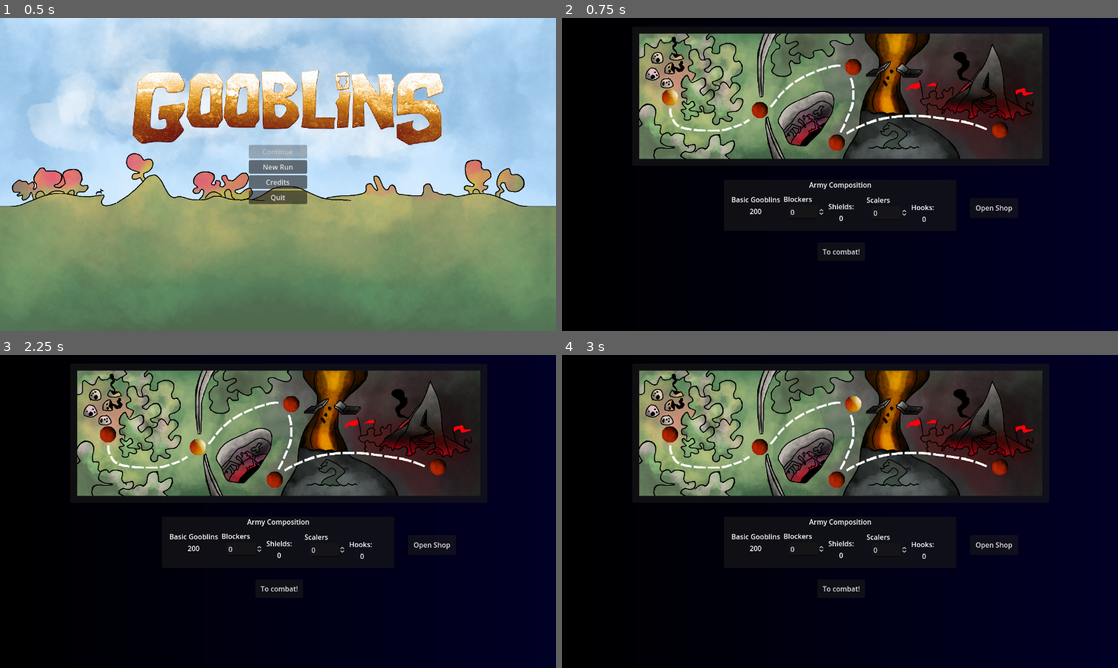
Above: before the commit, frames 1-4 (two rows, left to right).
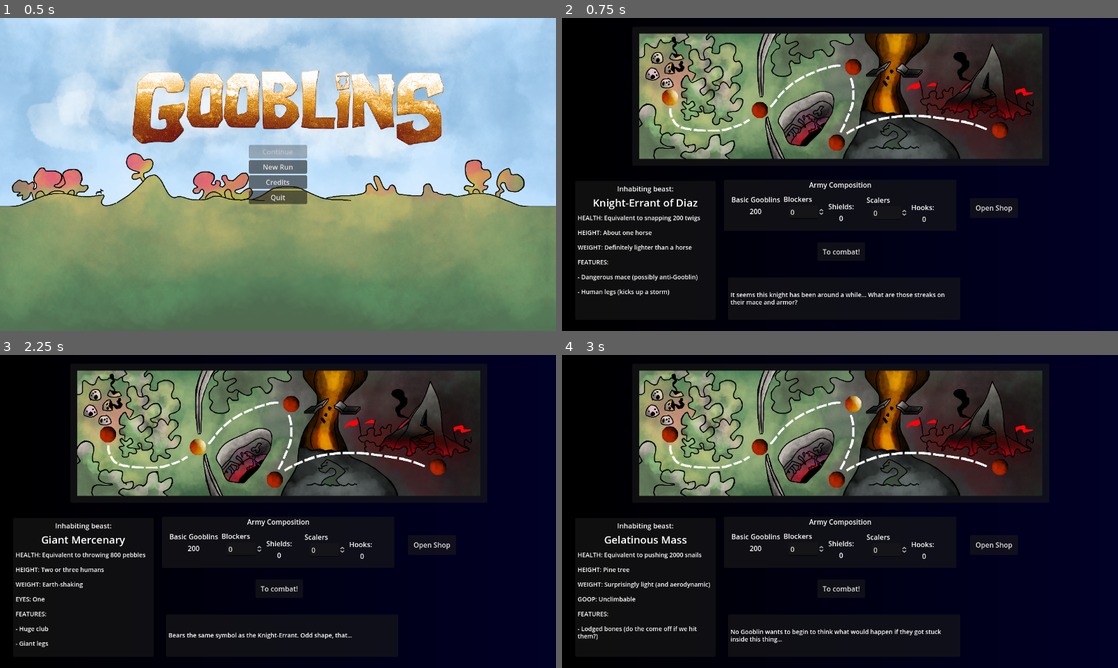
Above: after the commit, the same moments.

Repository: thecaptaincarrot/GMTK-2024-Game-Jam
Game: Godot game, scene res://main.tscn
Same seed, same stepped clock (60 frames per second), same inputs: the game is played once before the commit and once after it. The engine's default icon, where the game draws it, is replaced by a stand-in: a white triangle on a blue panel in a dark square.
Inputs (mouse positions are in pixels of both pictures, inside the frame that each line leads up to):
- Up to frame 1 (0.5 s): no input
- Up to frame 2 (0.75 s): click "New Run" at 0.5 s
- Up to frame 3 (2.25 s): click (105, 433) at 1.25 s; click (200, 445) at 2 s
- Up to frame 4 (3 s): click (851, 405) at 2.75 s

Frame 1 is identical in both runs. In frame 2, 1.9% of the frame differs, in the area x 2-69%, y 53-92%; in frame 3, 1.4%; in frame 4, 1.8%.

Commit message:
BLURB MENU

Diff:
--- a/Screens/OutOfCombat/OutOfCombat.tscn
+++ b/Screens/OutOfCombat/OutOfCombat.tscn
@@ -16,6 +16,7 @@
 [ext_resource type="Texture2D" uid="uid://dlcrkocalul24" path="res://Textures/Map/dot00.png" id="12_hysbw"]
 [ext_resource type="Texture2D" uid="uid://dknqsdq3b1q2m" path="res://Textures/Map/dot01.png" id="13_kvlbh"]
 [ext_resource type="AudioStream" uid="uid://bxvwr7tra72kc" path="res://SFX/purchase.mp3" id="16_rh103"]
+[ext_resource type="Script" path="res://Screens/OutOfCombat/blurb_box.gd" id="17_4qvxy"]
 [ext_resource type="AudioStream" uid="uid://b1fdxednh4gwc" path="res://SFX/click.mp3" id="17_y6veq"]
 
 [sub_resource type="Gradient" id="Gradient_oratd"]
@@ -39,6 +40,13 @@
 [sub_resource type="AtlasTexture" id="AtlasTexture_evla7"]
 atlas = ExtResource("4_3aia6")
 region = Rect2(0, 10, 32, 22)
+
+[sub_resource type="LabelSettings" id="LabelSettings_rqfbh"]
+font_size = 24
+
+[sub_resource type="LabelSettings" id="LabelSettings_uvi6n"]
+line_spacing = -3.0
+font_size = 14
 
 [node name="OutOfCombat" type="Control" node_paths=PackedStringArray("click_sound", "background_texture", "shop_control", "planning_menus", "army_comp_panel", "army_display", "map_panel", "combat_button")]
 layout_mode = 3
@@ -68,6 +76,7 @@
 texture = SubResource("GradientTexture1D_4vn6m")
 
 [node name="ShopPanel" type="Panel" parent="." node_paths=PackedStringArray("purchase_sound", "click_sound", "total_goo …(741 unchanged characters)…
+visible = false
 layout_mode = 1
 anchors_preset = 5
 anchor_left = 0.5
@@ -528,7 +537,6 @@
 volume_db = -10.0
 
 [node name="PlanningMenus" type="Control" parent="."]
-visible = false
 layout_mode = 1
 anchors_preset = 15
 anchor_right = 1.0
@@ -839,6 +847,69 @@
 grow_vertical = 0
 text = "To combat!"
 
+[node name="BlurbBox" type="PanelContainer" parent="PlanningMenus" node_paths=PackedStringArray("txtrect", "beast_name", "beast_text", "beast_second_text")]
+layout_mode = 2
+offset_left = 30.0
+offset_top = 375.0
+offset_right = 354.0
+offset_bottom = 694.0
+grow_horizontal = 2
+grow_vertical = 2
+script = ExtResource("17_4qvxy")
+txtrect = NodePath("Margins/VBoxContainer/TextureRect")
+beast_name = NodePath("Margins/VBoxContainer/BeastName")
+beast_text = NodePath("Margins/VBoxContainer/RichTextLabel")
+beast_second_text = NodePath("../../Panel/Margins/RichTextLabel2")
+
+[node name="Margins" type="MarginContainer" parent="PlanningMenus/BlurbBox"]
+layout_mode = 2
+theme_override_constants/margin_left = 6
+theme_override_constants/margin_top = 6
+theme_override_constants/margin_right = 6
+theme_override_constants/margin_bottom = 6
+
+[node name="VBoxContainer" type="VBoxContainer" parent="PlanningMenus/BlurbBox/Margins"]
+layout_mode = 2
+
+[node name="Label" type="Label" parent="PlanningMenus/BlurbBox/Margins/VBoxContainer"]
+layout_mode = 2
+text = "Inhabiting beast:"
+horizontal_alignment = 1
+
+[node name="BeastName" type="Label" parent="PlanningMenus/BlurbBox/Margins/VBoxContainer"]
+layout_mode = 2
+text = "MONSTER BEAST A"
+label_settings = SubResource("LabelSettings_rqfbh")
+horizontal_alignment = 1
+autowrap_mode = 2
+
+[node name="TextureRect" type="TextureRect" parent="PlanningMenus/BlurbBox/Margins/VBoxContainer"]
+layout_mode = 2
+
+[node name="RichTextLabel" type="Label" parent="PlanningMenus/BlurbBox/Margins/VBoxContainer"]
+layout_mode = 2
+label_settings = SubResource("LabelSettings_uvi6n")
+autowrap_mode = 3
+
+[node name="Panel" type="PanelContainer" parent="."]
+layout_mode = 2
+offset_left = 382.0
+offset_top = 597.0
+offset_right = 917.0
+offset_bottom = 694.0
+
+[node name="Margins" type="MarginContainer" parent="Panel"]
+layout_mode = 2
+theme_override_constants/margin_left = 6
+theme_override_constants/margin_top = 6
+theme_override_constants/margin_right = 6
+theme_override_constants/margin_bottom = 6
+
+[node name="RichTextLabel2" type="Label" parent="Panel/Margins"]
+layout_mode = 2
+label_settings = SubResource("LabelSettings_uvi6n")
+autowrap_mode = 3
+
 [node name="ClickSoundEffect" type="AudioStreamPlayer" parent="."]
 stream = ExtResource("17_y6veq")
 volume_db = -10.0
@@ -857,6 +928,7 @@
 [connection signal="value_changed" from="PlanningMenus/ArmyCompPanel/ShieldSpinbox" to="PlanningMenus/ArmyCompPanel" method="_on_shield_spinbox_value_changed"]
 [connection signal="value_changed" from="PlanningMenus/ArmyCompPanel/ScalersSpinbox" to="PlanningMenus/ArmyCompPanel" method="_on_scalers_spinbox_value_changed"]
 [connection signal="level_changed" from="PlanningMenus/MapPanel" to="." method="_on_map_panel_level_changed"]
+[connection signal="level_changed" from="PlanningMenus/MapPanel" to="PlanningMenus/BlurbBox" method="_on_map_panel_level_changed"]
 [connection signal="pressed" from="PlanningMenus/MapPanel/MarginContainer/Map/LevelButtonControl/LevelButton0" to="PlanningMenus/MapPanel" method="_on_level_button_0_pressed"]
 [connection signal="pressed" from="PlanningMenus/MapPanel/MarginContainer/Map/LevelButtonControl/LevelButton1" to="PlanningMenus/MapPanel" method="_on_level_button_1_pressed"]
 [connection signal="pressed" from="PlanningMenus/MapPanel/MarginContainer/Map/LevelButtonControl/LevelButton2" to="PlanningMenus/MapPanel" method="_on_level_button_2_pressed"]
--- /dev/null
+++ b/Screens/OutOfCombat/blurb_box.gd
@@ -0,0 +1,82 @@
+extends PanelContainer
+
+@export var txtrect: TextureRect
+@export var beast_name: Label
+@export var beast_text: Label
+@export var beast_second_text: Label
+
+#enum BeastTexture{
+	#KNIGHT: preload("res://Screens/Credits/gooobknight_transparent.png"),
+	#GIANT: preload("res://Screens/Credits/goobercyclops_transparent.png"),
+	#SLIME: preload(""),
+	#STONEJAW: preload("res://Screens/Credits/stonejaw.png"),
+	#DRAGON: preload("res://Screens/Credits/gooberdragon_transparent.png")
+#}
+
+func _ready():
+	_on_map_panel_level_changed(0)
+
+
+func _on_map_panel_level_changed(lvl) -> void:
+	var new_beast: Array
+	match lvl:
+		0:
+			new_beast = [
+				"Knight-Errant of Diaz",
+				"HEALTH: Equivalent to snapping 200 twigs\n
+				HEIGHT: About one horse\n
+				WEIGHT: Definitely lighter than a horse\n
+				FEATURES:\n
+				\t- Dangerous mace (possibly anti-Gooblin)\n
+				\t- Human legs (kicks up a storm)",
+				"It seems this knight has been around a while... What are those streaks on their mace and armor?"
+			]
+		1:
+			new_beast = [
+				"Giant Mercenary",
+				"HEALTH: Equivalent to throwing 800 pebbles\n
+				HEIGHT: Two or three humans\n
+				WEIGHT: Earth-shaking\n
+				EYES: One\n
+				FEATURES:\n
+				\t- Huge club\n
+				\t- Giant legs",
+				"Bears the same symbol as the Knight-Errant. Odd shape, that..."
+			]
+		2:
+			new_beast = [
+				"Gelatinous Mass",
+				"HEALTH: Equivalent to pushing 2000 snails\n
+				HEIGHT: Pine tree\n
+				WEIGHT: Surprisingly light (and aerodynamic)\n
+				GOOP: Unclimbable\n
+				FEATURES:\n
+				\t- Lodged bones (do the come off if we hit them?)",
+				"No Gooblin wants to begin to think what would happen if they got stuck inside this thing..."
+
+			]
+		3: new_beast = [
+			"Stonejaw Wyrm",
+			"HEALTH: Equivalent to wrestling 4000 beetles\n
+			HEIGHT: Many, many boulders\n
+			WEIGHT: Mountainous\n
+			SYMBOL: There again\n
+			FEATURES:\n
+			\t- Stone jaw\n
+			\t- Self-destructive mannerisms",
+			"Does anyone know the difference between a wyrm and a worm..?"
+			]
+		4: new_beast = [
+			"Kazan the Great",
+			"HEALTH: A LOT\n
+			HEIGHT: The entire hill we lived on\n
+			WEIGHT: Imagine the Sun\n
+			FEATURES:\n
+			\t- Sharp teeth and a massive jaw\n
+			\t- Claws of oblivion\n
+			\t- You guys go on ahead I'll catch up",
+			"The bully-dragon lays bare! Attack!"
+			]
+	beast_name.text = new_beast[0]
+	beast_text.text = new_beast[1]
+	beast_second_text.text = new_beast[2]
Not shown: 1 places in Screens/OutOfCombat/OutOfCombat.tscn that only renumber resources
